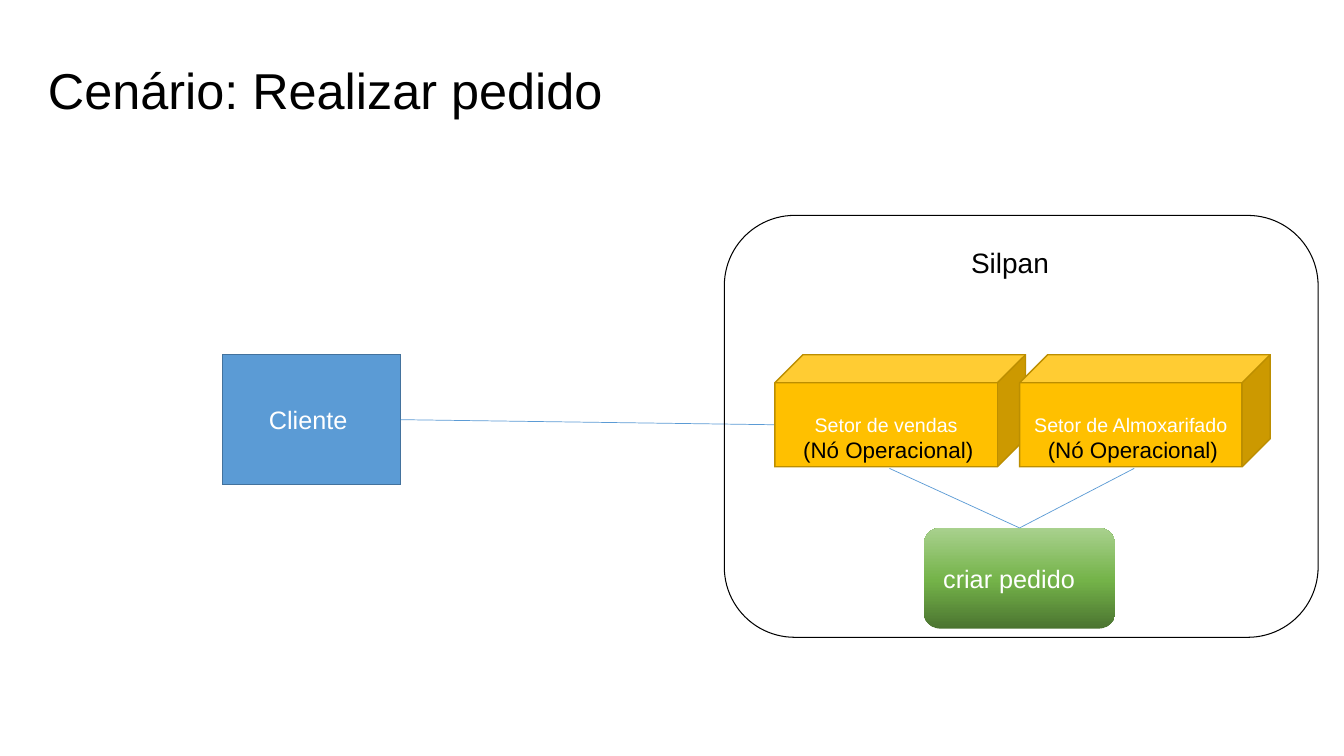
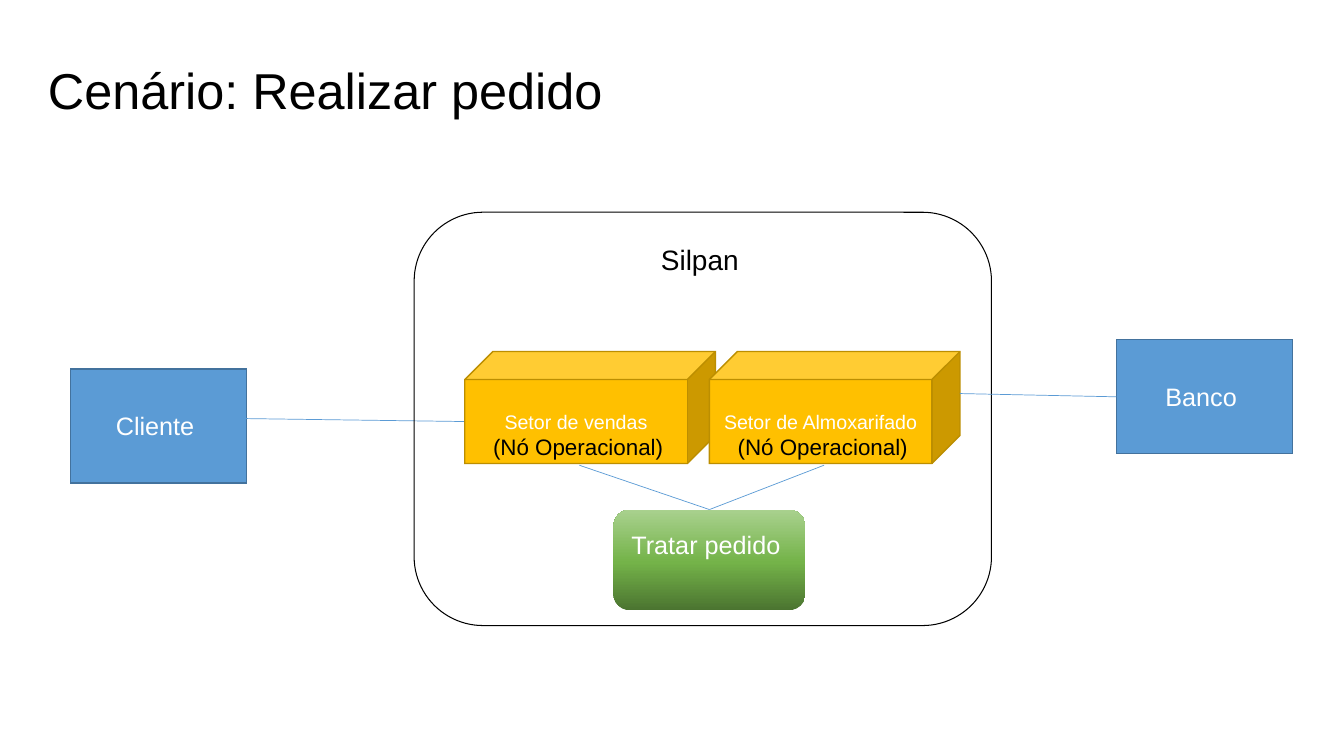
Before and after one commit to Systematicos/FindingApp, a slide deck: slide 4 of Documentation/15._Arquitetura_de_Negócio_para_cada_Cenário.pptx. Drawn at 1344x756 pixels with LibreOffice and Linux fonts; fonts in the diff are those of the drawing. Boxes give left, top, right and bottom in pixels: in the first picture for what was removed or moved away, otherwise in the second. Text is boxed around its words. In the diff, an @@ line names an element or a change of style, - is before the commit and + after.

```diff
--- a/Documentation/15._Arquitetura_de_Negócio_para_cada_Cenário.pptx
+++ b/Documentation/15._Arquitetura_de_Negócio_para_cada_Cenário.pptx
@@ rounded rectangle: place and size @@
-rounded rectangle at [725, 216, 1319, 638]
+rounded rectangle at [414, 213, 992, 626]
@@ rectangle added at [1117, 340, 1294, 454], fill #5B9BD5, outline #43739E 1 pt, 18 pt, text #FFFFFF @@
+Banco
@@ rectangle "Cliente": place and size @@
-rectangle "Cliente" at [223, 355, 401, 485]
+rectangle "Cliente" at [71, 369, 247, 483]
@@ line moved from (401, 419) - (775, 424) to (206, 418) - (465, 421) @@
@@ line added from (960, 393) to (1117, 397), #5B9BD5 0.5 pt @@
@@ 3 texts, 2 cubes: place and size @@
-3 texts, 2 cubes at [775, 252, 1271, 467]
+3 texts, 2 cubes at [465, 249, 961, 464]
@@ line moved from (889, 469) - (1020, 528) to (580, 466) - (710, 510) @@
@@ line moved from (1134, 469) - (1020, 528) to (824, 466) - (710, 510) @@
@@ rounded rectangle "Tratar pedido": place and size @@
-rounded rectangle "Tratar pedido" at [924, 528, 1115, 629]
+rounded rectangle "Tratar pedido" at [614, 510, 806, 611]
@@ text in rounded rectangle at [631, 535, 781, 559]: text changed @@
-criar pedido
+Tratar pedido
```
Also in this commit, not shown: 5 other files.
